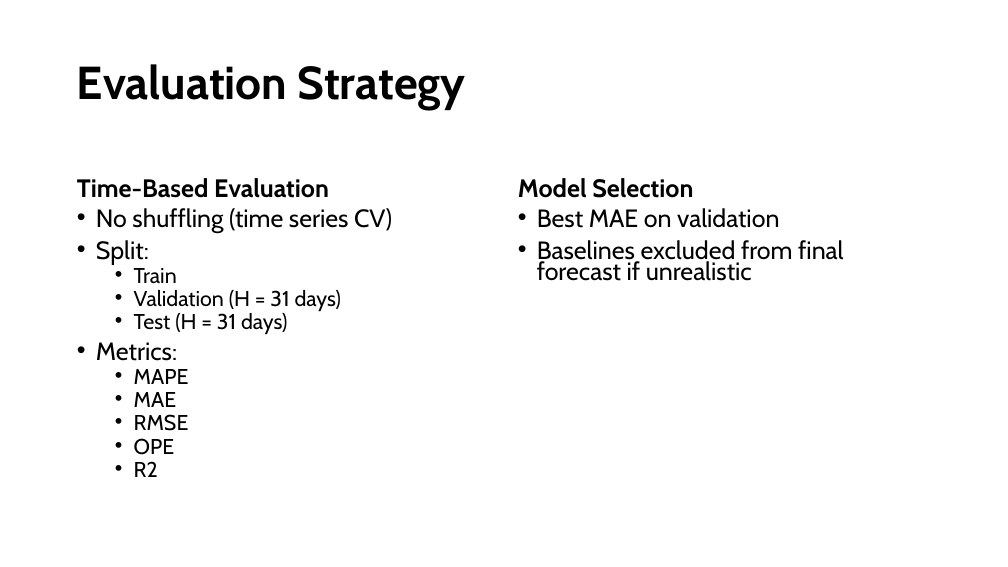
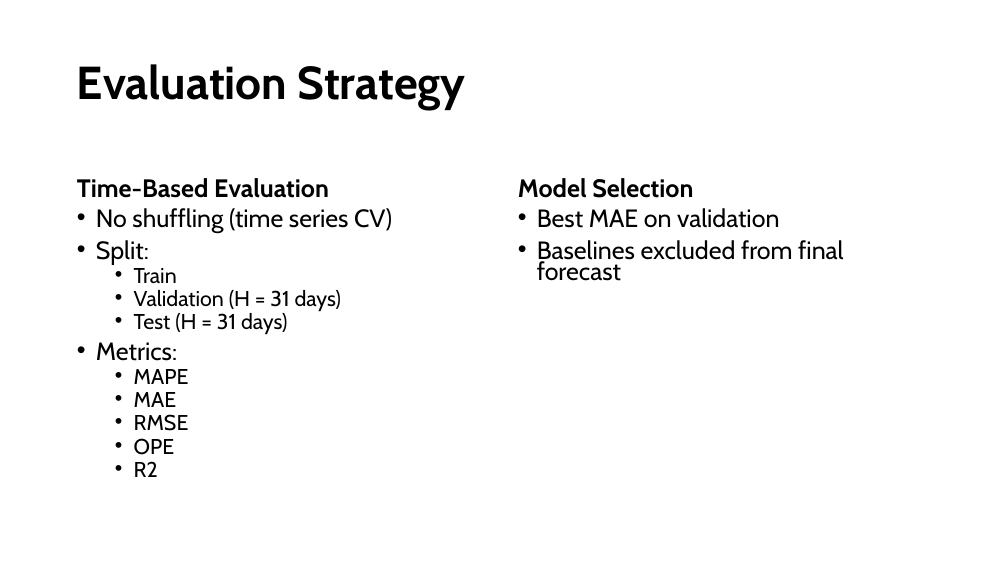
Before and after one commit to mireiamonbu/Spanish-Forecasters-MireiaMontoya-EnriqueRuiz, a slide deck: slide 9 of presentation/CapstonProject.pptx. Drawn at 1008x567 pixels with LibreOffice and Linux fonts; fonts in the diff are those of the drawing. Boxes give left, top, right and bottom in pixels: in the first picture for what was removed or moved away, otherwise in the second. Text is boxed around its words. In the diff, an @@ line names an element or a change of style, - is before the commit and + after.

```diff
--- a/presentation/CapstonProject.pptx
+++ b/presentation/CapstonProject.pptx
@@ text at (537, 240, 843, 281): text changed @@
-• Baselines excluded from final forecast if unrealistic
+• Baselines excluded from final forecast
```
Also in this commit, not shown: 3 other slides changed, 31 other files.
